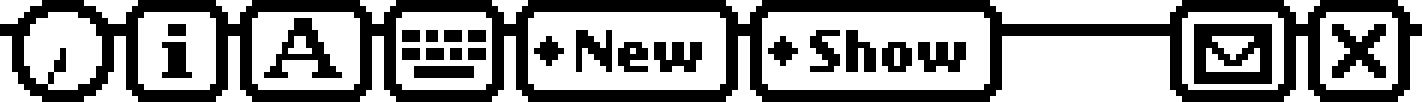
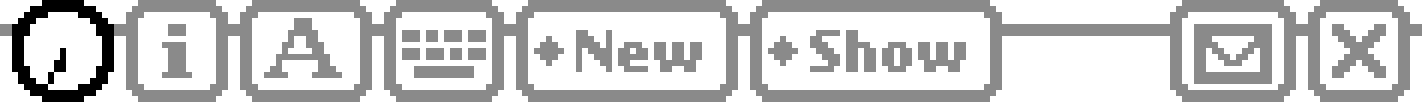
Layers edited between the first and the second (1422, 102) image:
added layer "Layer 1" (screen) above "checkerboard" over [0, 0, 1422, 102]
added layer "status bar" over [0, 0, 1422, 102]
